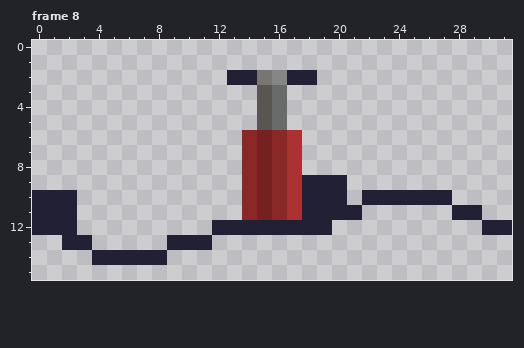
Pixel-art file, stored at RawAssets/HandPump.aseprite. Above is the file before it was changed.
32x16 pixels, 8 frames. Shown: frame 8. The commit also changed other frames, which this record leaves out.
Once edited:
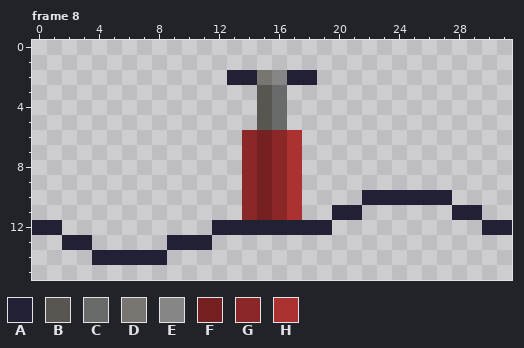
Palette (. is transparent): A #222034  B #595652  C #696a6a  D #797571  E #868686  F #752121  G #8a2727  H #ac3232
The exact change:
--- frame 8
@@ x 0..31 @@
  8 ..............GFGH..............
- 9 ..............GFGHAAA...........
-10 AAA...........GFGHAAA.AAAAAA....
-11 AAA...........GFGHAAAA......AA..
-12 AAA.........AAAAAAAA..........AA
+ 9 ..............GFGH..............
+10 ..............GFGH....AAAAAA....
+11 ..............GFGH..AA......AA..
+12 AA..........AAAAAAAA..........AA
 13 ..AA.....AAA....................
Where, in picture pixels (left, top, right, bottom), the same in both pictures:
erased: (302, 175, 347, 220)
erased: (32, 190, 77, 235)
